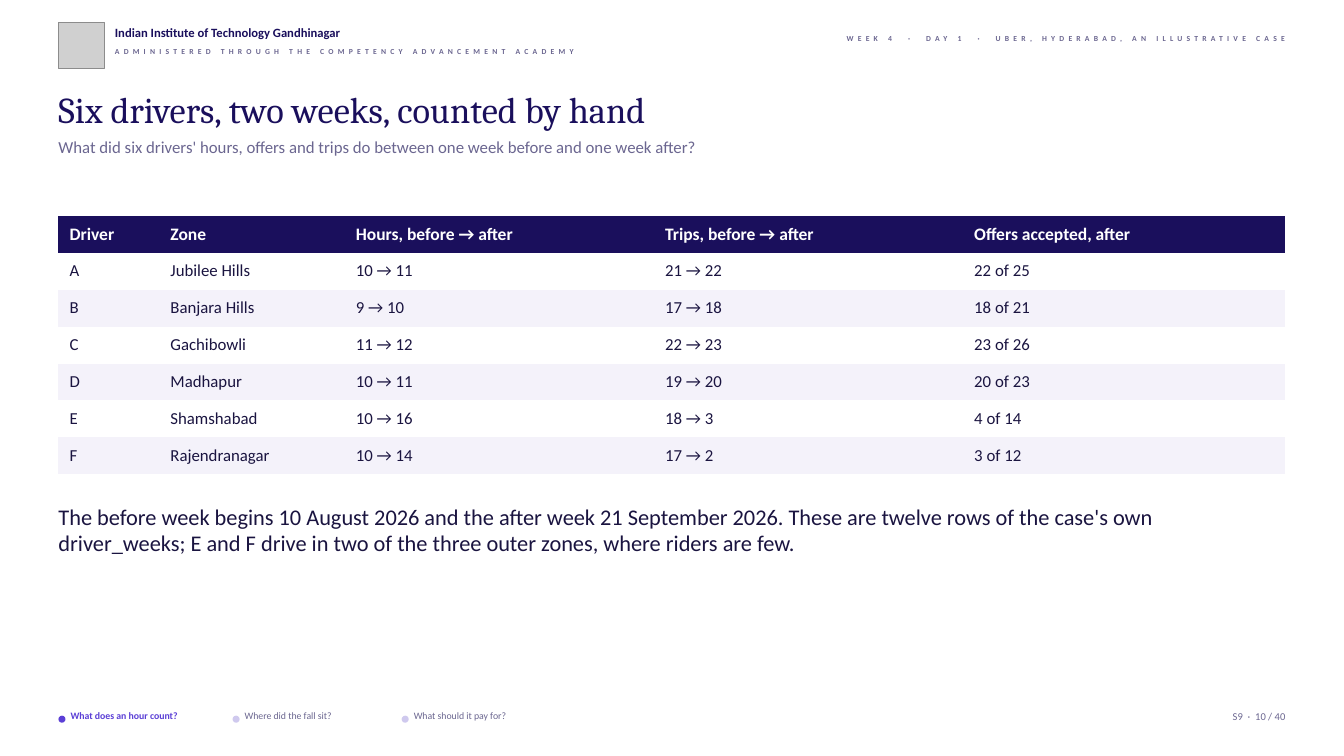
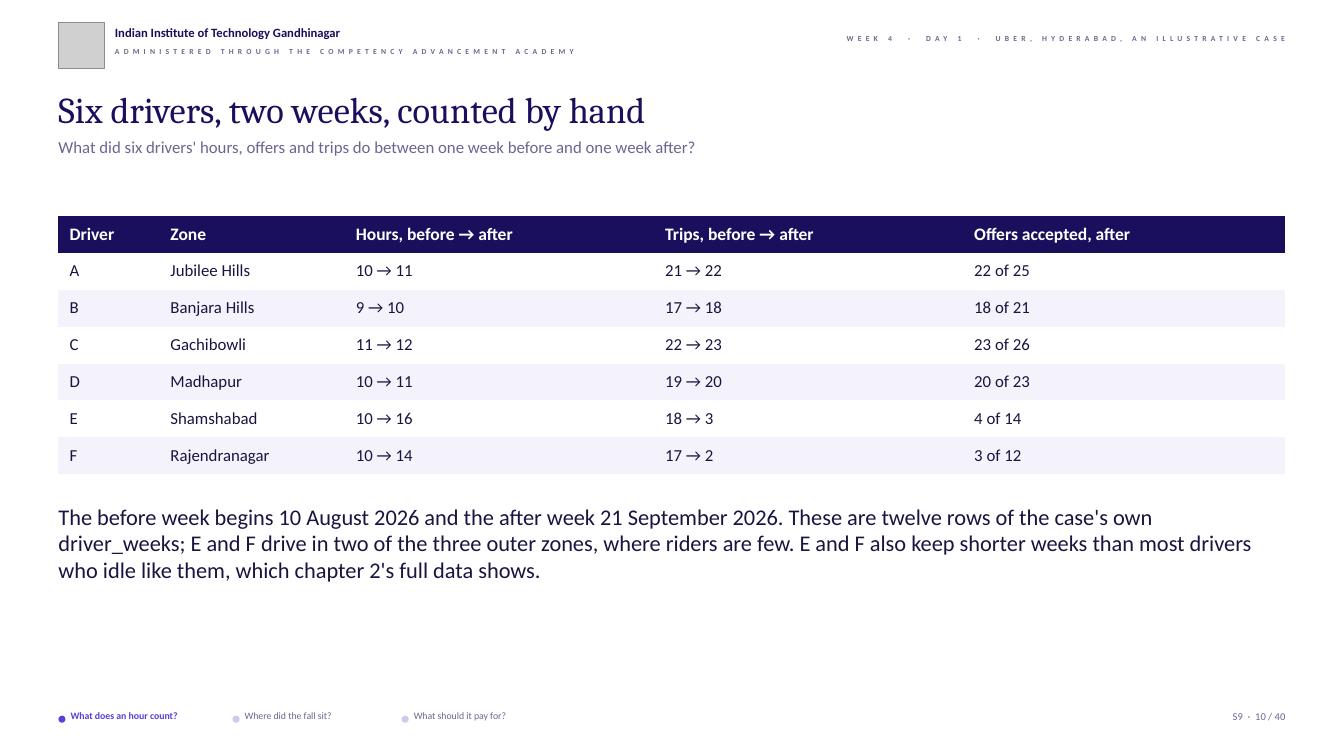
Before and after one commit to fde-academy-lab/c2-content-factory, a slide deck: slide 10 of content/W04/D1/slides/C2_W04_D01_half1_STUDENT.pptx. Drawn at 1344x756 pixels with LibreOffice and Linux fonts; fonts in the diff are those of the drawing; grey boxes stand for pictures; background and template pictures are left out. Boxes give left, top, right and bottom in pixels: in the first picture for what was removed or moved away, otherwise in the second. Text is boxed around its words. In the diff, an @@ line names an element or a change of style, - is before the commit and + after.

```diff
--- a/content/W04/D1/slides/C2_W04_D01_half1_STUDENT.pptx
+++ b/content/W04/D1/slides/C2_W04_D01_half1_STUDENT.pptx
@@ text at [58, 509, 1252, 582]: text changed @@
-The before week begins 10 August 2026 and the after week 21 September 2026. These are twelve rows of the case's own driver_weeks; E and F drive in two of the three outer zones, where riders are few.
+The before week begins 10 August 2026 and the after week 21 September 2026. These are twelve rows of the case's own driver_weeks; E and F drive in two of the three outer zones, where riders are few. E and F also keep shorter weeks than most drivers who idle like them, which chapter 2's full data shows.
```
Also in this commit, not shown: 10 other slides changed, 3 other files.
